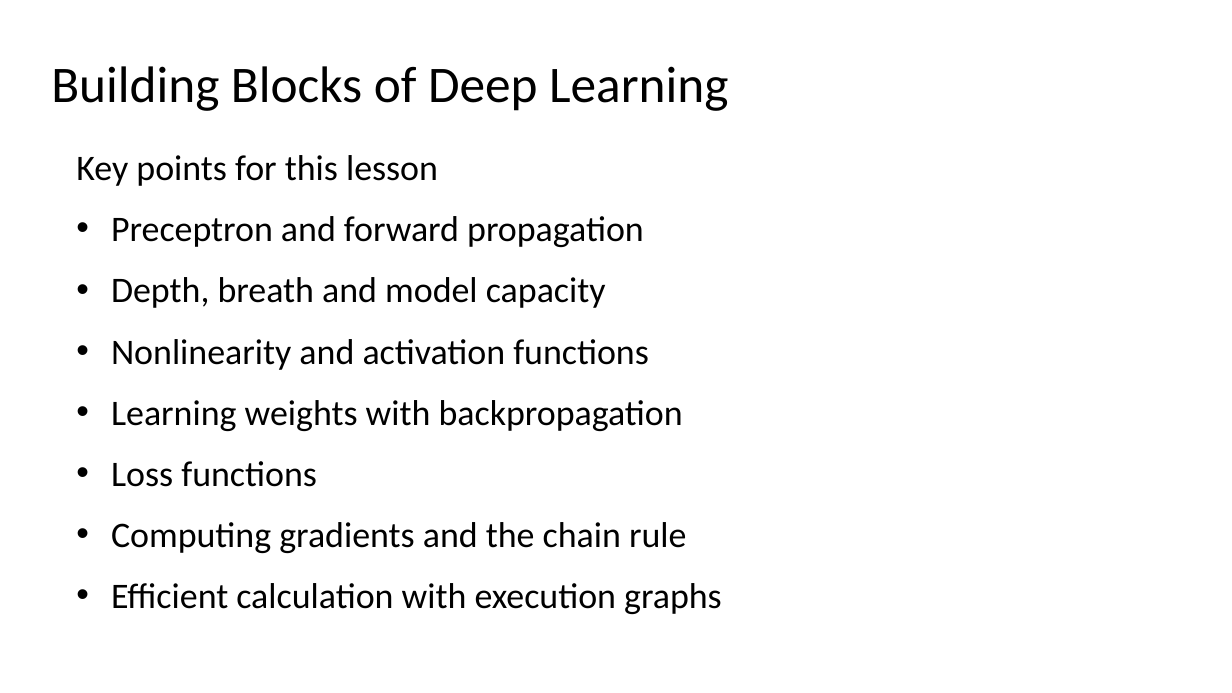
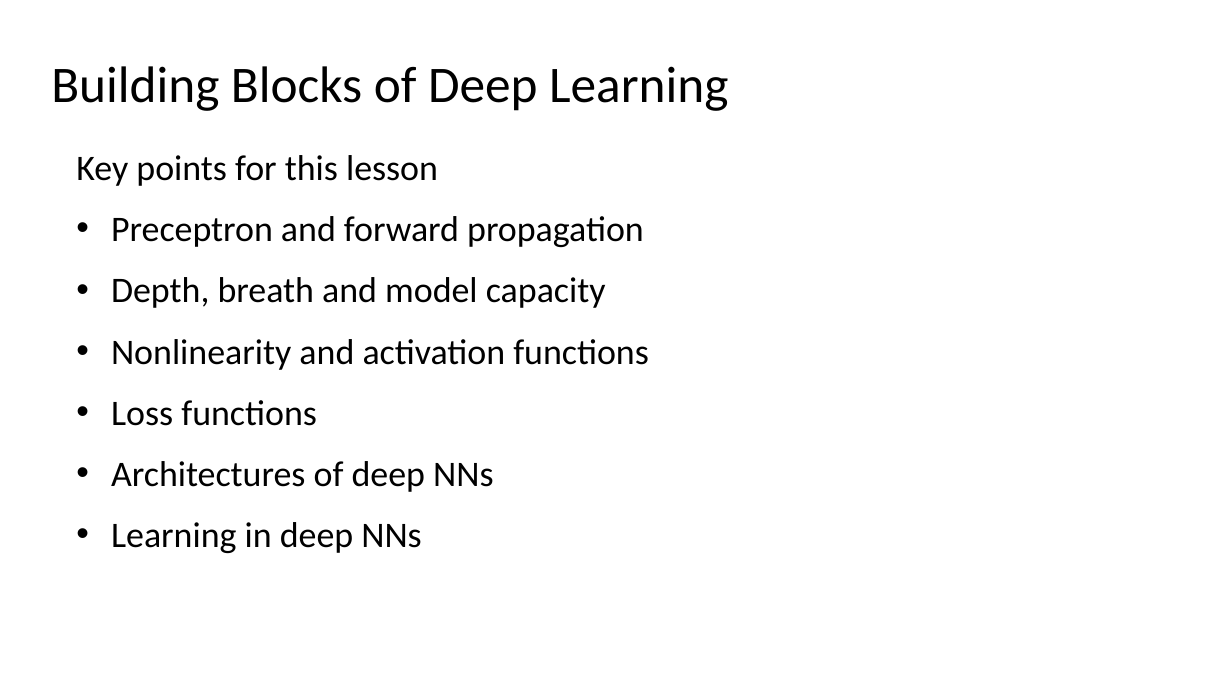
Before and after one commit to StephenElston/CSCI-E25, a slide deck: slide 5 of Slides/5_BuildingBlocksOfDeepLearning.pptx. Drawn at 1232x693 pixels with LibreOffice and Linux fonts; fonts in the diff are those of the drawing. Boxes give left, top, right and bottom in pixels: in the first picture for what was removed or moved away, otherwise in the second. Text is boxed around its words. In the diff, an @@ line names an element or a change of style, - is before the commit and + after.

Commit message:
Added slides on NN architecture and learning

```diff
--- a/Slides/5_BuildingBlocksOfDeepLearning.pptx
+++ b/Slides/5_BuildingBlocksOfDeepLearning.pptx
@@ text at box(111, 400, 683, 431): paragraph removed @@
-• Learning weights with backpropagation
@@ text at box(111, 461, 493, 553): text changed @@
-• Computing gradients and the chain rule
-• Efficient calculation with execution graphs
+• Architectures of deep NNs
+• Learning in deep NNs
```
Also in this commit, not shown: 1 other slide changed, 12 slides added.
